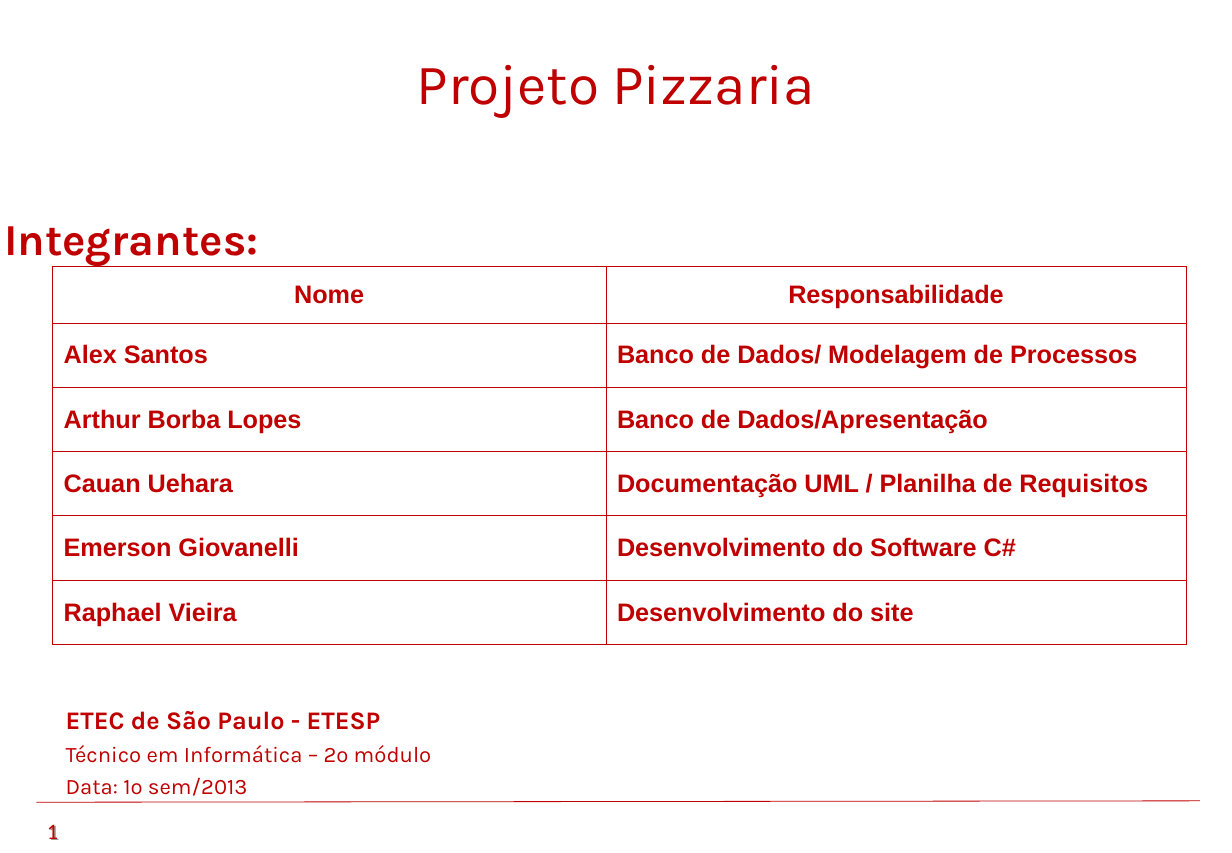
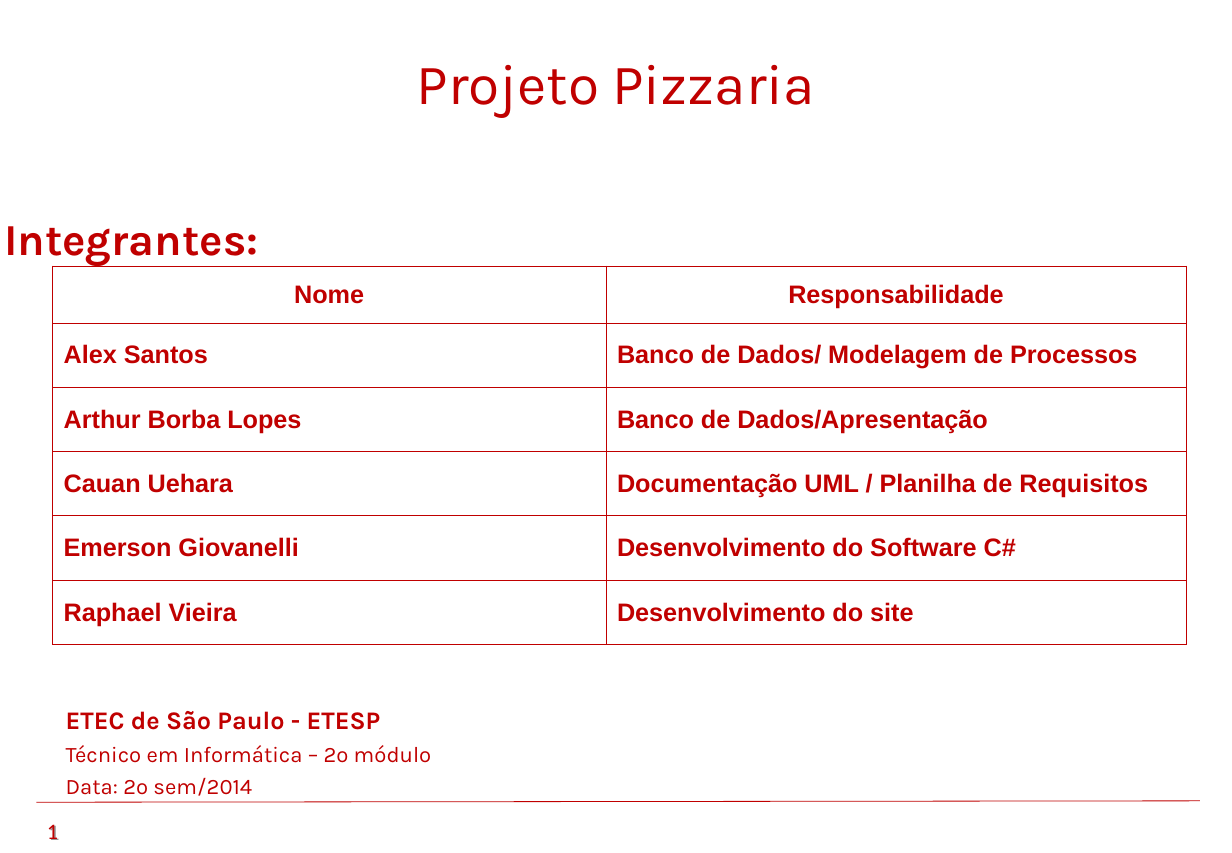
Before and after one commit to saintalex93/tcmpizzaria, a slide deck: slide 1 of TCM - Pizzaria - Semestre 1 - 2014/PTCC/Apresentação/Pizzaria.ppt. Drawn at 1232x853 pixels with LibreOffice and Linux fonts; fonts in the diff are those of the drawing; background and template pictures are left out. Boxes give left, top, right and bottom in pixels: in the first picture for what was removed or moved away, otherwise in the second. Text is boxed around its words. In the diff, an @@ line names an element or a change of style, - is before the commit and + after.

```diff
--- a/TCM - Pizzaria - Semestre 1 - 2014/PTCC/Apresentação/Pizzaria.ppt
+++ b/TCM - Pizzaria - Semestre 1 - 2014/PTCC/Apresentação/Pizzaria.ppt
@@ text at (66,777,252,796): text changed @@
-Data: 1º sem/2013
+Data: 2º sem/2014
```
Also in this commit, not shown: 4 other slides changed, 16 other files.
